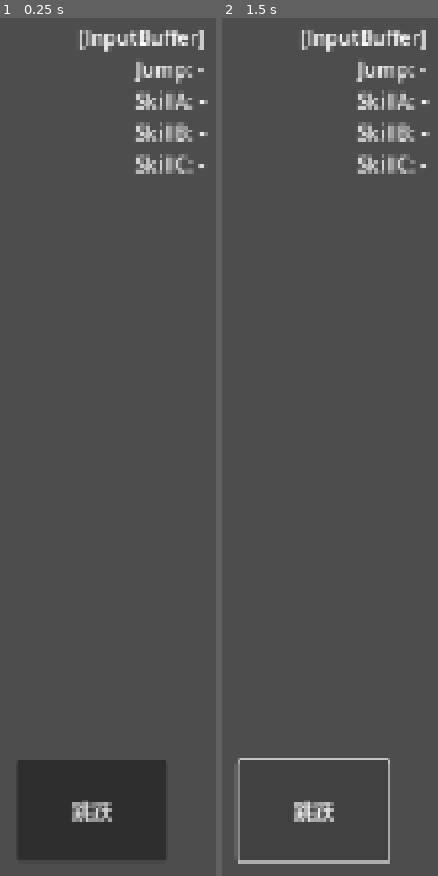
Above: before the commit, frames 1-2 (left to right).
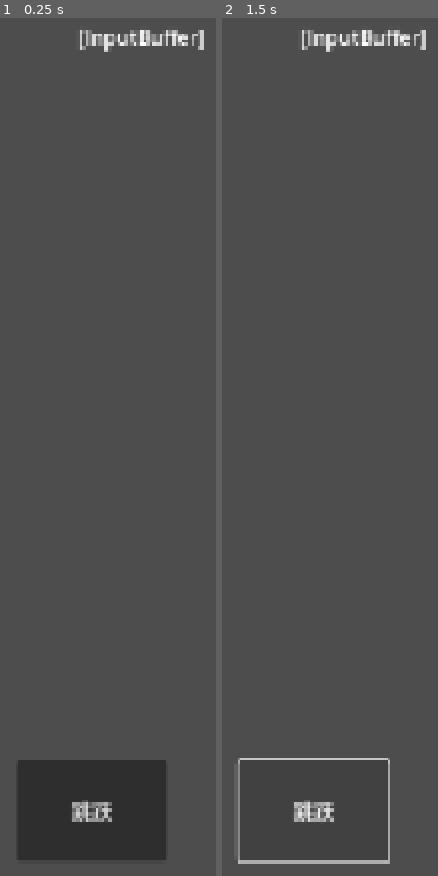
Above: after the commit, the same moments.

Repository: KStar001/GodotFly2
Game: Godot game, scene res://02scene/stage_001.tscn
Same seed, same stepped clock (60 frames per second), same inputs: the game is played once before the commit and once after it.
Inputs:
- Up to frame 1 (0.25 s): no input
- Up to frame 2 (1.5 s): click "跳跃" at 0.5 s; click "跳跃" at 1.25 s

The runs differ from the first frame. In frame 1, 1.6% of the frame differs, in the area x 62-97%, y 5-19%; in frame 2, 1.6%.
Error after the commit: Parse Error: Could not find type "KsTableSkill" in the current scope. (res://01code/KsWorld.gd:20)

Commit message:
feat: 实现技能组件KsActorCompSkill，KsPlayer集成状态枚举和技能回调

Diff:
--- /dev/null
+++ b/01code/KsActorCompSkill.gd
@@ -0,0 +1,104 @@
+#---------------------------------------------------------------------------------------------------
+extends Node
+class_name KsActorCompSkill
+# 技能组件：管理三条CD轴、技能生命周期调度、每帧回调 KsPlayer
+# 挂在 KsPlayer 节点下，通过 RefPlayer 引用父级
+#---------------------------------------------------------------------------------------------------
+# 三条独立CD轴剩余时间
+var CurCdA: float = 0.0   # A类技能CD
+var CurCdB: float = 0.0   # B类技能CD
+var CurCdC: float = 0.0   # C类技能CD
+# 当前正在执行的技能数据（null = 无技能在执行）
+var CurSkillData: KsSkillData = null
+# 当前技能已执行时长
+var CurSkillTimer: float = 0.0
+# 玩家引用（由 KsPlayer 在 _ready 中赋值）
+var RefPlayer: KsPlayer = null
+#---------------------------------------------------------------------------------------------------
+func _process(delta: float) -> void:
+	_UpdateCd(delta)
+	_UpdateSkill(delta)
+#---------------------------------------------------------------------------------------------------
+# 更新三条CD轴倒计时
+func _UpdateCd(delta: float) -> void:
+	if CurCdA > 0.0:
+		CurCdA = max(0.0, CurCdA - delta)
+	if CurCdB > 0.0:
+		CurCdB = max(0.0, CurCdB - delta)
+	if CurCdC > 0.0:
+		CurCdC = max(0.0, CurCdC - delta)
+#---------------------------------------------------------------------------------------------------
+# 更新当前技能持续时长，时间到则结束技能
+func _UpdateSkill(delta: float) -> void:
+	if CurSkillData == null:
+		return
+	CurSkillTimer += delta
+	# 每帧回调 KsPlayer
+	if RefPlayer != null:
+		RefPlayer.OnSkillUpdate(CurSkillData, delta)
+	# Duration 到了，技能结束
+	if CurSkillTimer >= CurSkillData.Duration:
+		_EndSkill()
+#---------------------------------------------------------------------------------------------------
+# 尝试施放技能，返回是否成功
+func TryCastSkill(SkillData: KsSkillData) -> bool:
+	if SkillData == null:
+		return false
+	# 判断对应CD是否冷却完毕
+	if not IsSkillReady(SkillData.SkillType):
+		return false
+	# 如果有技能正在执行，先强制结束
+	if CurSkillData != null:
+		_EndSkill()
+	# 写入CD
+	_ApplyCd(SkillData)
+	# 开始技能
+	CurSkillData = SkillData
+	CurSkillTimer = 0.0
+	# 回调 KsPlayer 执行技能效果
+	if RefPlayer != null:
+		RefPlayer.OnSkillBegin(SkillData)
+	return true
+#---------------------------------------------------------------------------------------------------
+# 技能结束（Duration到期或外部强制结束）
+func _EndSkill() -> void:
+	if CurSkillData == null:
+		return
+	var EndData: KsSkillData = CurSkillData
+	CurSkillData = null
+	CurSkillTimer = 0.0
+	# 回调 KsPlayer 清理技能效果
+	if RefPlayer != null:
+		RefPlayer.OnSkillEnd(EndData)
+#---------------------------------------------------------------------------------------------------
+# 写入CD
+func _ApplyCd(SkillData: KsSkillData) -> void:
+	match SkillData.SkillType:
+		0: CurCdA = SkillData.CdDuration
+		1: CurCdB = SkillData.CdDuration
+		2: CurCdC = SkillData.CdDuration
+#---------------------------------------------------------------------------------------------------
+# 查询对应类型技能是否CD好了
+func IsSkillReady(SkillType: int) -> bool:
+	match SkillType:
+		0: return CurCdA <= 0.0
+		1: return CurCdB <= 0.0
+		2: return CurCdC <= 0.0
+	return false
+#---------------------------------------------------------------------------------------------------
+# 获取对应类型CD剩余时间
+func GetCdRemain(SkillType: int) -> float:
+	match SkillType:
+		0: return CurCdA
+		1: return CurCdB
+		2: return CurCdC
+	return 0.0
+#---------------------------------------------------------------------------------------------------
+# 调试文本
+func GetDebugText() -> String:
+	var CdText = "CD A:%.1f B:%.1f C:%.1f" % [CurCdA, CurCdB, CurCdC]
+	var SkillText = "技能: 无"
+	if CurSkillData != null:
+		SkillText = "技能: %s (%.1f/%.1f)" % [CurSkillData.SkillName, CurSkillTimer, CurSkillData.Duration]
+	return CdText + "\n" + SkillText
+#---------------------------------------------------------------------------------------------------
--- a/01code/KsPlayer.gd
+++ b/01code/KsPlayer.gd
@@ -3,21 +3,44 @@
 class_name KsPlayer
 #---------------------------------------------------------------------------------------------------
 # 配置参数
-const ConfigMoveSpeed: float = 5.0         # 向前速度（米/秒，3D单位）
-const ConfigJumpSpeed: float = 8.0         # 跳跃初速度（向上）
+const ConfigMoveSpeed: float = 5.0         # 向前速度（米/秒）
+const ConfigJumpSpeed: float = 8.0         # 跳跃初速度
 const ConfigGravity: float = 20.0          # 重力加速度
 const ConfigBounceSpeed: float = 5.0       # 被动落地弹起速度
 const ConfigSpikeJumpSpeed: float = 12.0   # 突木桩击中后强制弹起速度
 #---------------------------------------------------------------------------------------------------
-# 当前垂直速度（水平速度固定，不单独存储）
+# 角色状态枚举
+enum EActorState
+{
+	ActorState_Run,        # 跑步（地面，始终前进）
+	ActorState_JumpUp,     # 上升中
+	ActorState_JumpDown,   # 下降中
+	ActorState_CastSkill,  # 施放技能中
+	ActorState_Hit,        # 受击中
+	ActorState_Dead,       # 死亡
+}
+#---------------------------------------------------------------------------------------------------
+# 当前角色状态
+var CurActorState: EActorState = EActorState.ActorState_Run
+# 当前正在施放的技能ID（-1=无技能）
+var CurSkillId: int = -1
+# 当前垂直速度
 var CurVerticalSpeed: float = 0.0
 # 是否可以跳跃
 var CurCanJump: bool = false
+# 技能叠加垂直速度（与基础速度分层）
+var CurSkillVelocityY: float = 0.0
 #---------------------------------------------------------------------------------------------------
-# 节点引用（在场景中赋值）
+# 子组件
+var CompSkill: KsActorCompSkill = null
+#---------------------------------------------------------------------------------------------------
 @onready var NodeAnim: AnimationPlayer = $AnimationPlayer
 #---------------------------------------------------------------------------------------------------
 func _ready() -> void:
+	# 初始化技能组件
+	CompSkill = KsActorCompSkill.new()
+	CompSkill.RefPlayer = self
+	add_child(CompSkill)
 	KsWorld.SetMainPlayer(self)
 #---------------------------------------------------------------------------------------------------
 func _physics_process(delta: float) -> void:
@@ -26,6 +49,7 @@
 	_UpdateGravity(delta)
 	_UpdateMove(delta)
 	_UpdateJumpState()
+	_UpdateActorState()
 #---------------------------------------------------------------------------------------------------
 # 更新重力
 func _UpdateGravity(delta: float) -> void:
@@ -34,18 +58,42 @@
 #---------------------------------------------------------------------------------------------------
 # 更新移动（X轴前进，Y轴垂直，Z轴锁死为0）
 func _UpdateMove(delta: float) -> void:
-	velocity = Vector3(ConfigMoveSpeed, CurVerticalSpeed, 0.0)
+	velocity = Vector3(ConfigMoveSpeed, CurVerticalSpeed + CurSkillVelocityY, 0.0)
 	move_and_slide()
-	# 落地后清零垂直速度
 	if is_on_floor():
 		CurVerticalSpeed = 0.0
-	# 撞到头顶时垂直速度瞬间归零
+		CurSkillVelocityY = 0.0
 	if is_on_ceiling():
 		CurVerticalSpeed = 0.0
 #---------------------------------------------------------------------------------------------------
 # 更新跳跃状态
 func _UpdateJumpState() -> void:
 	CurCanJump = is_on_floor()
+#---------------------------------------------------------------------------------------------------
+# 每帧根据物理状态更新角色状态枚举
+func _UpdateActorState() -> void:
+	# 施放技能中或受击/死亡状态不被物理状态覆盖
+	if CurActorState == EActorState.ActorState_CastSkill:
+		return
+	if CurActorState == EActorState.ActorState_Hit:
+		return
+	if CurActorState == EActorState.ActorState_Dead:
+		return
+	if is_on_floor():
+		ChangeActorState(EActorState.ActorState_Run)
+	elif CurVerticalSpeed > 0.0:
+		ChangeActorState(EActorState.ActorState_JumpUp)
+	else:
+		ChangeActorState(EActorState.ActorState_JumpDown)
+#---------------------------------------------------------------------------------------------------
+# 统一状态变更入口
+func ChangeActorState(NewState: EActorState, SkillId: int = -1) -> void:
+	if CurActorState == NewState and CurSkillId == SkillId:
+		return
+	CurActorState = NewState
+	CurSkillId = SkillId
+	# TODO: 通知 KsActorCompAnimation（动画组件待实现）
+	# CompAnim.OnActorStateChanged(CurActorState, CurSkillId)
 #---------------------------------------------------------------------------------------------------
 # 执行跳跃
 func DoJump() -> void:
@@ -64,3 +112,48 @@
 	CurVerticalSpeed = ConfigSpikeJumpSpeed
 	CurCanJump = false
 #---------------------------------------------------------------------------------------------------
+# 尝试施放技能（由 KsInput / KsWorld 调用）
+func TryCastSkill(SkillId: int) -> bool:
+	if CompSkill == null:
+		return false
+	var SkillData: KsSkillData = KsWorld.TableSkill.GetSkillById(SkillId)
+	if SkillData == null:
+		return false
+	return CompSkill.TryCastSkill(SkillData)
+#---------------------------------------------------------------------------------------------------
+# 技能开始回调（由 KsActorCompSkill 调用）
+func OnSkillBegin(SkillData: KsSkillData) -> void:
+	ChangeActorState(EActorState.ActorState_CastSkill, SkillData.SkillId)
+	# 根据技能类型执行通用效果
+	match SkillData.SkillType:
+		0: _ExecSkillA(SkillData)
+		1: _ExecSkillB(SkillData)
+		2: _ExecSkillC(SkillData)
+#---------------------------------------------------------------------------------------------------
+# 技能每帧更新回调（由 KsActorCompSkill 调用）
+func OnSkillUpdate(SkillData: KsSkillData, Delta: float) -> void:
+	pass
+#---------------------------------------------------------------------------------------------------
+# 技能结束回调（由 KsActorCompSkill 调用）
+func OnSkillEnd(SkillData: KsSkillData) -> void:
+	CurSkillId = -1
+	CurSkillVelocityY = 0.0
+	# 恢复到物理驱动状态（_UpdateActorState 下一帧会自动接管）
+	ChangeActorState(EActorState.ActorState_Run)
+#---------------------------------------------------------------------------------------------------
+# A类技能通用逻辑（闪避无敌帧）
+func _ExecSkillA(SkillData: KsSkillData) -> void:
+	# TODO: 关闭受击碰撞层（无敌帧）
+	pass
+#---------------------------------------------------------------------------------------------------
+# B类技能通用逻辑（跳跃借力）
+func _ExecSkillB(SkillData: KsSkillData) -> void:
+	# 叠加垂直速度
+	CurSkillVelocityY = SkillData.VelocityY
+	CurCanJump = false
+#---------------------------------------------------------------------------------------------------
+# C类技能通用逻辑（功法BUFF）
+func _ExecSkillC(SkillData: KsSkillData) -> void:
+	# TODO: 根据 SkillData.BuffType 添加对应BUFF
+	pass
+#---------------------------------------------------------------------------------------------------
--- a/01code/KsWorld.gd
+++ b/01code/KsWorld.gd
@@ -16,12 +16,19 @@
 var CurCamera: KsCamera = null
 # 输入缓冲模块
 var CompInput: KsInput = null
+# 技能配置表
+var TableSkill: KsTableSkill = null
 #---------------------------------------------------------------------------------------------------
 func _ready() -> void:
 	randomize()
+	_InitTable()
 	_InitInput()
 	await get_tree().create_timer(0.5).timeout
 	ChangeGameStep(EGameStep.StepGaming)
+#---------------------------------------------------------------------------------------------------
+func _InitTable() -> void:
+	TableSkill = KsTableSkill.new()
+	add_child(TableSkill)
 #---------------------------------------------------------------------------------------------------
 func _InitInput() -> void:
 	CompInput = KsInput.new()
@@ -49,8 +56,12 @@
 	if not CompInput.has_meta("DebugLabel"):
 		return
 	var DebugLabel = CompInput.get_meta("DebugLabel")
-	if is_instance_valid(DebugLabel):
-		DebugLabel.text = CompInput.GetDebugText()
+	if not is_instance_valid(DebugLabel):
+		return
+	var Text: String = CompInput.GetDebugText()
+	if CurPlayer != null and CurPlayer.CompSkill != null:
+		Text += "\n" + CurPlayer.CompSkill.GetDebugText()
+	DebugLabel.text = Text
 #---------------------------------------------------------------------------------------------------
 func ChangeGameStep(NewStep: EGameStep) -> void:
 	if CurGameStep == NewStep:
